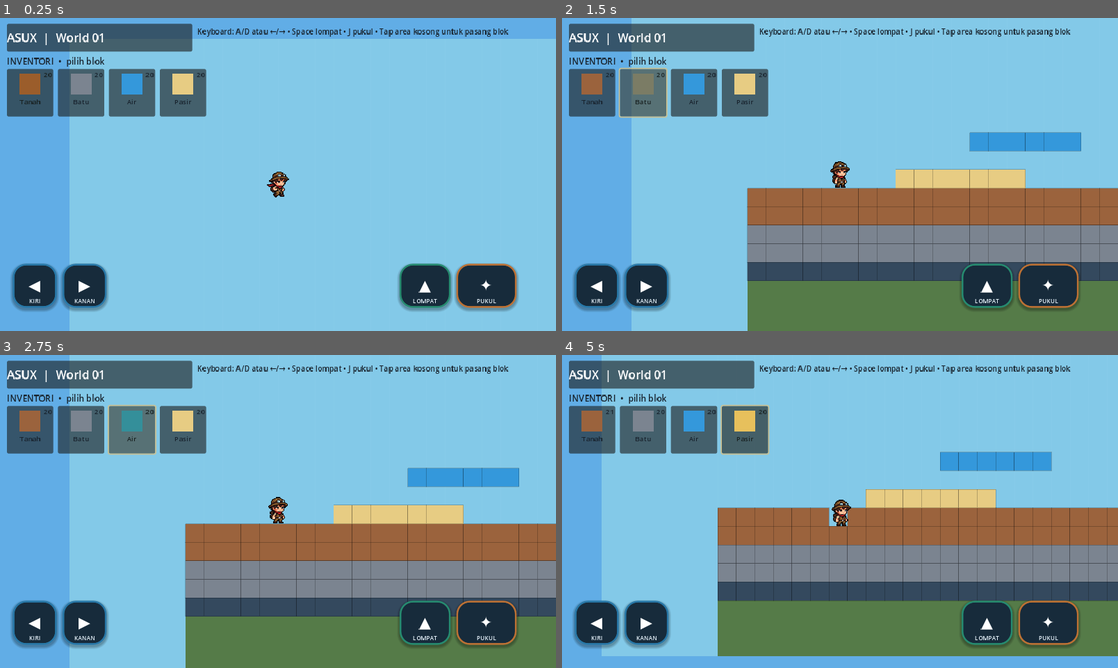
Above: before the commit, frames 1-4 (two rows, left to right).
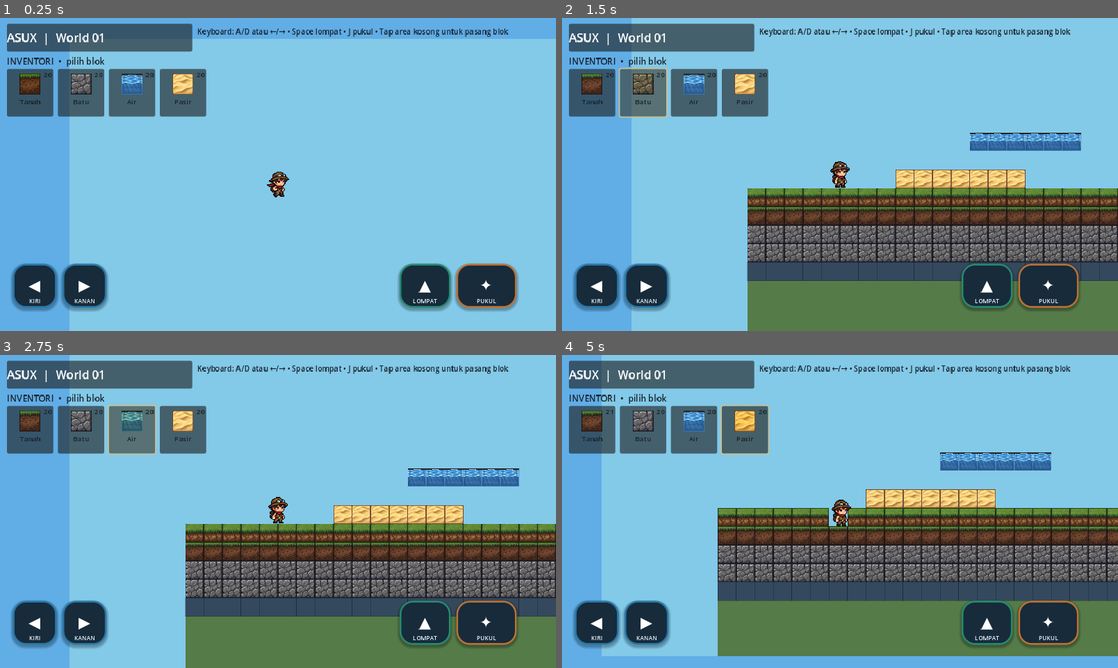
Above: after the commit, the same moments.

Repository: Koidyavol/Asux
Game: Godot game, scene res://scenes/main.tscn
Two runs of this game, one before a commit and one after it. Both use one fixed random seed, a clock stepped at 60 frames per second and the inputs below.
Inputs (mouse positions are in pixels of both pictures, inside the frame that each line leads up to):
- Up to frame 1 (0.25 s): no input
- Up to frame 2 (1.5 s): click "Tanah" at 0.5 s; click "Batu" at 1.25 s
- Up to frame 3 (2.75 s): click "Air" at 2 s
- Up to frame 4 (5 s): click "Pasir" at 2.75 s; click "◀" at 3.5 s; move the mouse to (962, 495) at 4.27 s; hold D (move_right) from 4.28 s (still down); tap J (punch) at 4.35 s; click (962, 495) at 4.42 s; tap Space (jump) at 4.52 s

The runs differ from the first frame. In frame 1, 0.8% of the frame differs, in the area x 3-35%, y 17-25%; in frame 2, 18%; in frame 3, 18%; in frame 4, 19%, in the area x 3-100%, y 17-73%.

Commit message:
Render world blocks and inventory with atlas spritesheet

Diff:
--- a/scripts/main.gd
+++ b/scripts/main.gd
@@ -4,6 +4,14 @@
 const WORLD_W := 80
 const WORLD_H := 28
 const PLAYER_SCENE := preload("res://scenes/player.tscn")
+const BLOCK_SHEET: Texture2D = preload("res://assets/blocks/blocks_spritesheet.png")
+const BLOCK_TILE_COORDS := {
+    "Rumput": Vector2i(0, 0),
+    "Tanah": Vector2i(1, 0),
+    "Batu": Vector2i(2, 0),
+    "Pasir": Vector2i(3, 0),
+    "Air": Vector2i(4, 0)
+}
 const BLOCKS := {
     "Tanah": Color("#9b633d"),
     "Batu": Color("#7b8490"),
@@ -51,6 +59,13 @@
     var event := InputEventKey.new()
     event.physical_keycode = key
     InputMap.action_add_event(action, event)
+
+func _get_block_texture(block: String) -> AtlasTexture:
+    var tile_coord: Vector2i = BLOCK_TILE_COORDS[block]
+    var atlas_texture := AtlasTexture.new()
+    atlas_texture.atlas = BLOCK_SHEET
+    atlas_texture.region = Rect2(tile_coord.x * 64, tile_coord.y * 64, 64, 64)
+    return atlas_texture
 
 func _build_world() -> void:
     for x in range(WORLD_W):
@@ -87,20 +102,29 @@
     tile_layer.add_child(body)
     body.set_meta("cell", cell)
     body.add_to_group("world_blocks")
-    var visual := Polygon2D.new()
-    visual.polygon = PackedVector2Array([Vector2(-16, -16), Vector2(16, -16), Vector2(16, 16), Vector2(-16, 16)])
-    visual.color = BLOCKS[block]
-    body.add_child(visual)
-    var outline := Line2D.new()
-    outline.points = PackedVector2Array([Vector2(-16, -16), Vector2(16, -16), Vector2(16, 16), Vector2(-16, 16), Vector2(-16, -16)])
-    outline.width = 1.0
-    outline.default_color = Color(0,0,0,0.22)
-    body.add_child(outline)
+
+    if block == "end":
+        var base_visual := Polygon2D.new()
+        base_visual.polygon = PackedVector2Array([Vector2(-16, -16), Vector2(16, -16), Vector2(16, 16), Vector2(-16, 16)])
+        base_visual.color = BLOCKS[block]
+        body.add_child(base_visual)
+        var outline := Line2D.new()
+        outline.points = PackedVector2Array([Vector2(-16, -16), Vector2(16, -16), Vector2(16, 16), Vector2(-16, 16), Vector2(-16, -16)])
+        outline.width = 1.0
+        outline.default_color = Color(0, 0, 0, 0.22)
+        body.add_child(outline)
+    else:
+        var texture_block := "Rumput" if block == "Tanah" and cell.y == 20 else block
+        var visual := Sprite2D.new()
+        visual.texture = _get_block_texture(texture_block)
+        visual.scale = Vector2(0.5, 0.5)
+        visual.texture_filter = CanvasItem.TEXTURE_FILTER_NEAREST
+        body.add_child(visual)
 
 func _draw() -> void:
     draw_rect(Rect2(-200, 0, WORLD_W * TILE + 400, WORLD_H * TILE), Color("#83c9e8"))
     for x in range(WORLD_W):
-        draw_rect(Rect2(x * TILE, 0, 1, WORLD_H * TILE), Color(1,1,1,0.025))
+        draw_rect(Rect2(x * TILE, 0, 1, WORLD_H * TILE), Color(1, 1, 1, 0.025))
     draw_rect(Rect2(0, 24 * TILE, WORLD_W * TILE, 4 * TILE), Color("#557b48"))
 
 func _build_ui() -> void:
@@ -132,10 +156,13 @@
         b.pressed.connect(_select_block.bind(name))
         ui_layer.add_child(b)
 
-        var icon := ColorRect.new()
+        var icon := TextureRect.new()
         icon.position = Vector2(22, 8)
         icon.size = Vector2(36, 36)
-        icon.color = BLOCKS[name]
+        icon.texture = _get_block_texture(name)
+        icon.expand_mode = TextureRect.EXPAND_IGNORE_SIZE
+        icon.stretch_mode = TextureRect.STRETCH_SCALE
+        icon.texture_filter = CanvasItem.TEXTURE_FILTER_NEAREST
         icon.mouse_filter = Control.MOUSE_FILTER_IGNORE
         b.add_child(icon)
 
@@ -244,7 +271,7 @@
     if player == null:
         return
     var cell := Vector2i(floori(world_pos.x / TILE), floori(world_pos.y / TILE))
-    var center := Vector2(cell.x * TILE + TILE/2, cell.y * TILE + TILE/2)
+    var center := Vector2(cell.x * TILE + TILE / 2, cell.y * TILE + TILE / 2)
     if center.distance_to(player.position) > TILE * 4:
         return
     if cells.has(cell) or inventory[selected_block] <= 0:
@@ -268,7 +295,7 @@
         return
     cells.erase(target)
     for child in tile_layer.get_children():
-        if child is StaticBody2D and child.get_meta("cell", Vector2i(-999,-999)) == target:
+        if child is StaticBody2D and child.get_meta("cell", Vector2i(-999, -999)) == target:
             child.queue_free()
             break
     inventory[block] += 1
